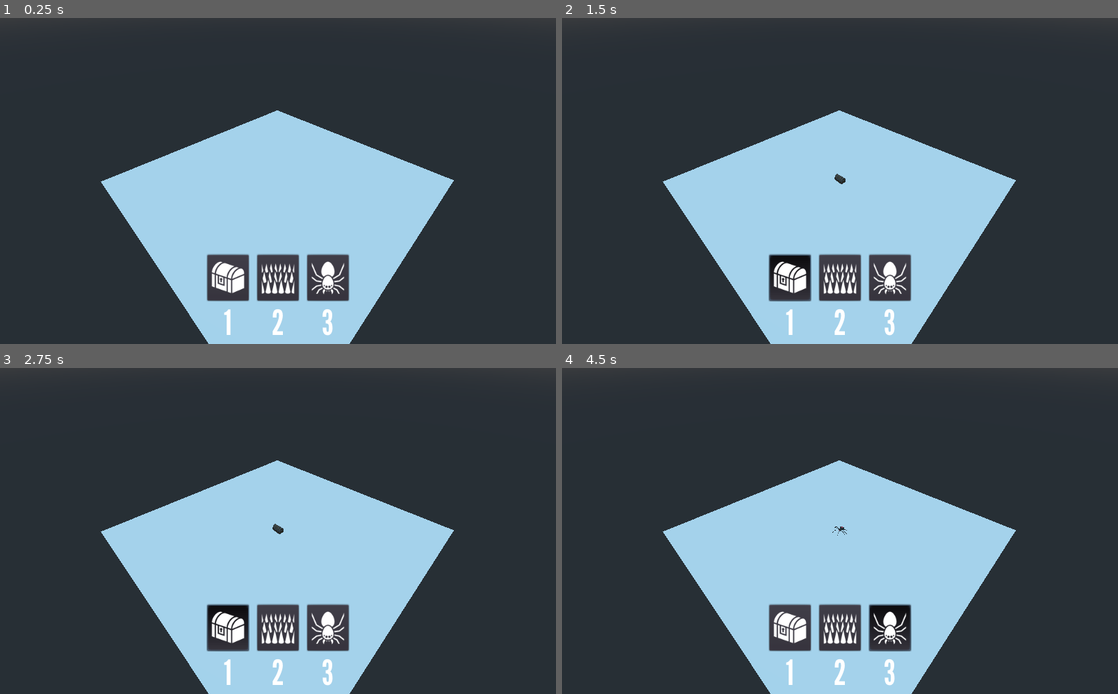
Above: before the commit, frames 1-4 (two rows, left to right).
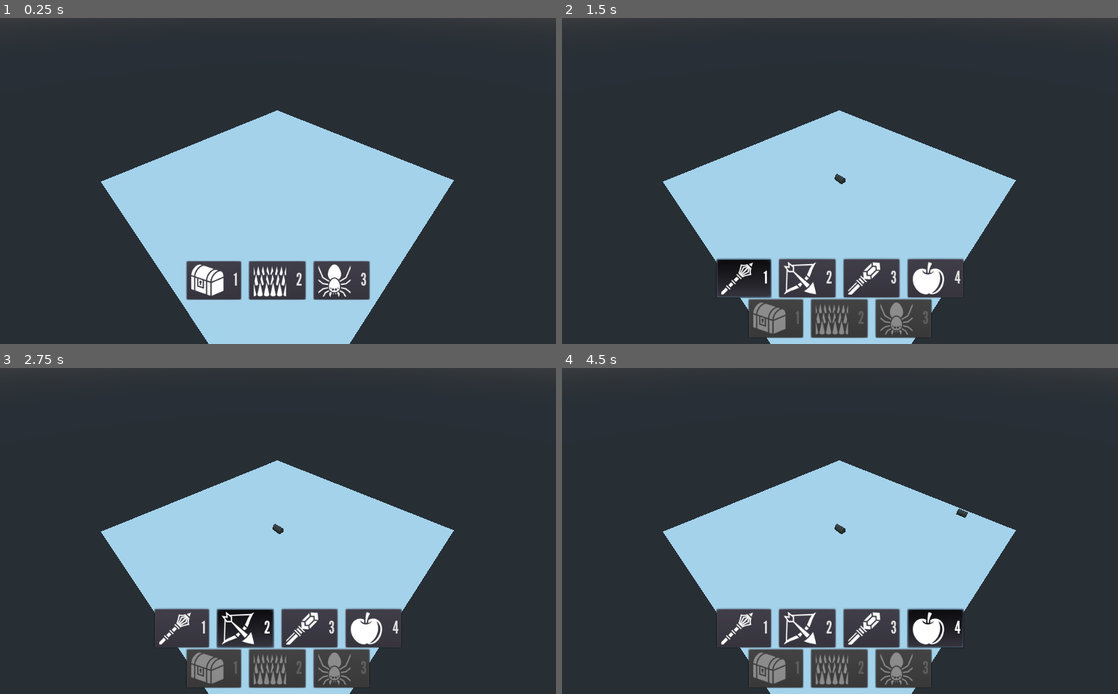
Above: after the commit, the same moments.

Repository: rcorre/wildjam-39
Game: Godot game, scene res://scenes/DungeonMasterScene.tscn
Two runs of this game, one before a commit and one after it. Both use one fixed random seed, a clock stepped at 60 frames per second and the inputs below.
Inputs (mouse positions are in pixels of both pictures, inside the frame that each line leads up to):
- Up to frame 1 (0.25 s): no input
- Up to frame 2 (1.5 s): click (789, 278) at 0.52 s; click (745, 278) at 1.25 s, where only the run after the commit has a clickable "1"
- Up to frame 3 (2.75 s): click (244, 628) at 2 s, where only the run after the commit has a clickable "2"
- Up to frame 4 (4.5 s): click (873, 628) at 2.75 s, where only the run after the commit has a clickable "3"; click (934, 628) at 3.5 s, where only the run after the commit has a clickable "4"; tap Enter at 4.25 s; move the mouse to (962, 514) at 4.27 s; press the mouse at (962, 514) at 4.28 s; hold D (Right) from 4.28 s (still down)

The runs differ from the first frame. In frame 1, 3.8% of the frame differs, in the area x 33-67%, y 72-98%; in frame 2, 8.1%; in frame 3, 8.1%; in frame 4, 8.2%, in the area x 27-73%, y 43-99%.

Commit message:
Add prop categories.

Diff:
--- a/Events.gd
+++ b/Events.gd
@@ -3,5 +3,6 @@
 # Global event bus
 # warning-ignore-all: UNUSED_SIGNAL
 
+signal prop_category_selected(cat)
 signal prop_selected(scene)
 signal prop_placed()
--- /dev/null
+++ b/props/Slime.tscn
@@ -0,0 +1,12 @@
+[gd_scene load_steps=3 format=2]
+
+[ext_resource path="res://assets/models/Slime.glb" type="PackedScene" id=1]
+
+[sub_resource type="BoxShape" id=1]
+extents = Vector3( 0.190596, 0.105742, 0.20104 )
+
+[node name="Slime" groups=["prop"] instance=ExtResource( 1 )]
+
+[node name="CollisionShape" type="CollisionShape" parent="." index="1"]
+transform = Transform( 1, 0, 0, 0, 1, 0, 0, 0, 1, 0, 0.0887709, 0 )
+shape = SubResource( 1 )
--- a/scenes/DungeonMasterScene.tscn
+++ b/scenes/DungeonMasterScene.tscn
@@ -9,6 +9,18 @@
 [ext_resource path="res://props/Spikes.tscn" type="PackedScene" id=7]
 [ext_resource path="res://scenes/PropButton.gd" type="Script" id=8]
 [ext_resource path="res://props/Spider.tscn" type="PackedScene" id=9]
+[ext_resource path="res://assets/icons/flanged-mace.svg" type="Texture" id=10]
+[ext_resource path="res://assets/icons/pocket-bow.svg" type="Texture" id=11]
+[ext_resource path="res://assets/icons/crystal-wand.svg" type="Texture" id=12]
+[ext_resource path="res://assets/icons/shiny-apple.svg" type="Texture" id=13]
+[ext_resource path="res://scenes/PropCategoryButton.gd" type="Script" id=14]
+[ext_resource path="res://scenes/TabContainer.gd" type="Script" id=15]
+[ext_resource path="res://assets/icons/unlit-bomb.svg" type="Texture" id=16]
+[ext_resource path="res://assets/icons/slime.svg" type="Texture" id=17]
+[ext_resource path="res://props/Slime.tscn" type="PackedScene" id=18]
+[ext_resource path="res://assets/icons/skeleton.svg" type="Texture" id=19]
+[ext_resource path="res://scenes/GroupButtons.gd" type="Script" id=20]
+[ext_resource path="res://scenes/GroupButtons.gd" type="Script" id=21]
 
 [sub_resource type="PlaneMesh" id=1]
 size = Vector2( 20, 20 )
@@ -17,11 +29,13 @@
 data = PoolVector3Array( 10, 0, 10, -10, 0, 10, 10, 0, -10, -10, 0, 10, -10, 0, -10, 10, 0, -10 )
 
 [sub_resource type="DynamicFont" id=3]
-size = 64
+size = 32
 font_data = ExtResource( 3 )
 
 [sub_resource type="Theme" id=4]
 default_font = SubResource( 3 )
+
+[sub_resource type="StyleBoxEmpty" id=10]
 
 [sub_resource type="InputEventAction" id=8]
 action = "prop1"
@@ -30,14 +44,26 @@
 [sub_resource type="ShortCut" id=9]
 shortcut = SubResource( 8 )
 
-[sub_resource type="ButtonGroup" id=5]
+[sub_resource type="ButtonGroup" id=11]
+
+[sub_resource type="InputEventAction" id=12]
+action = "prop2"
+pressed = true
+
+[sub_resource type="ShortCut" id=13]
+shortcut = SubResource( 12 )
 
 [sub_resource type="InputEventAction" id=6]
-action = "prop3"
+action = "prop2"
 pressed = true
+
+[sub_resource type="ShortCut" id=14]
+shortcut = SubResource( 6 )
 
 [sub_resource type="ShortCut" id=7]
 shortcut = SubResource( 6 )
+
+[sub_resource type="ButtonGroup" id=5]
 
 [node name="DungeonMasterScene" type="Spatial"]
 
@@ -63,80 +89,231 @@
 "_edit_use_anchors_": false
 }
 
-[node name="PropIcons" type="HBoxContainer" parent="HUD"]
+[node name="VBoxContainer" type="VBoxContainer" parent="HUD"]
 anchor_top = 1.0
 anchor_right = 1.0
 anchor_bottom = 1.0
-margin_top = -164.0
+margin_top = -156.0
+__meta__ = {
+"_edit_use_anchors_": false
+}
+
+[node name="TabContainer" type="TabContainer" parent="HUD/VBoxContainer"]
+margin_right = 1024.0
+margin_bottom = 70.0
+custom_styles/panel = SubResource( 10 )
+tabs_visible = false
+script = ExtResource( 15 )
+
+[node name="Control" type="Control" parent="HUD/VBoxContainer/TabContainer"]
+visible = false
+anchor_right = 1.0
+anchor_bottom = 1.0
+
+[node name="Treasure" type="HBoxContainer" parent="HUD/VBoxContainer/TabContainer"]
+anchor_right = 1.0
+anchor_bottom = 1.0
 custom_constants/separation = 16
 alignment = 1
-__meta__ = {
-"_edit_use_anchors_": false
-}
-
-[node name="VBoxContainer" type="VBoxContainer" parent="HUD/PropIcons"]
-margin_left = 382.0
-margin_right = 458.0
-margin_bottom = 164.0
-
-[node name="Button" type="Button" parent="HUD/PropIcons/VBoxContainer"]
-margin_right = 76.0
-margin_bottom = 83.0
+script = ExtResource( 21 )
+__meta__ = {
+"_edit_use_anchors_": false
+}
+
+[node name="Mace" type="Button" parent="HUD/VBoxContainer/TabContainer/Treasure"]
+margin_left = 284.0
+margin_right = 383.0
+margin_bottom = 70.0
+custom_constants/hseparation = 16
+toggle_mode = true
+shortcut_in_tooltip = false
+shortcut = SubResource( 9 )
+group = SubResource( 11 )
+text = "1"
+icon = ExtResource( 10 )
+script = ExtResource( 8 )
+prop_scene = ExtResource( 6 )
+
+[node name="Bow" type="Button" parent="HUD/VBoxContainer/TabContainer/Treasure"]
+margin_left = 399.0
+margin_right = 502.0
+margin_bottom = 70.0
+custom_constants/hseparation = 16
+toggle_mode = true
+shortcut_in_tooltip = false
+shortcut = SubResource( 13 )
+group = SubResource( 11 )
+text = "2"
+icon = ExtResource( 11 )
+script = ExtResource( 8 )
+prop_scene = ExtResource( 6 )
+
+[node name="Wand" type="Button" parent="HUD/VBoxContainer/TabContainer/Treasure"]
+margin_left = 518.0
+margin_right = 621.0
+margin_bottom = 70.0
+custom_constants/hseparation = 16
+toggle_mode = true
+shortcut_in_tooltip = false
+shortcut = SubResource( 14 )
+group = SubResource( 11 )
+text = "3"
+icon = ExtResource( 12 )
+script = ExtResource( 8 )
+prop_scene = ExtResource( 6 )
+
+[node name="Food" type="Button" parent="HUD/VBoxContainer/TabContainer/Treasure"]
+margin_left = 637.0
+margin_right = 740.0
+margin_bottom = 70.0
+custom_constants/hseparation = 16
+toggle_mode = true
+shortcut_in_tooltip = false
+shortcut = SubResource( 7 )
+group = SubResource( 11 )
+text = "4"
+icon = ExtResource( 13 )
+script = ExtResource( 8 )
+prop_scene = ExtResource( 6 )
+
+[node name="Traps" type="HBoxContainer" parent="HUD/VBoxContainer/TabContainer"]
+visible = false
+anchor_right = 1.0
+anchor_bottom = 1.0
+custom_constants/separation = 16
+alignment = 1
+script = ExtResource( 20 )
+__meta__ = {
+"_edit_use_anchors_": false
+}
+
+[node name="Spike" type="Button" parent="HUD/VBoxContainer/TabContainer/Traps"]
+margin_left = 403.0
+margin_right = 502.0
+margin_bottom = 70.0
+custom_constants/hseparation = 16
+toggle_mode = true
+shortcut_in_tooltip = false
+shortcut = SubResource( 9 )
+group = SubResource( 11 )
+text = "1"
+icon = ExtResource( 4 )
+script = ExtResource( 8 )
+prop_scene = ExtResource( 7 )
+
+[node name="Bomb" type="Button" parent="HUD/VBoxContainer/TabContainer/Traps"]
+margin_left = 518.0
+margin_right = 621.0
+margin_bottom = 70.0
+custom_constants/hseparation = 16
+toggle_mode = true
+shortcut_in_tooltip = false
+shortcut = SubResource( 7 )
+group = SubResource( 11 )
+text = "2"
+icon = ExtResource( 16 )
+script = ExtResource( 8 )
+prop_scene = ExtResource( 6 )
+
+[node name="Monsters" type="HBoxContainer" parent="HUD/VBoxContainer/TabContainer"]
+visible = false
+anchor_right = 1.0
+anchor_bottom = 1.0
+custom_constants/separation = 16
+alignment = 1
+script = ExtResource( 20 )
+__meta__ = {
+"_edit_use_anchors_": false
+}
+
+[node name="Spider" type="Button" parent="HUD/VBoxContainer/TabContainer/Monsters"]
+margin_left = 403.0
+margin_right = 502.0
+margin_bottom = 70.0
+custom_constants/hseparation = 16
+toggle_mode = true
+shortcut_in_tooltip = false
+shortcut = SubResource( 9 )
+group = SubResource( 11 )
+text = "1"
+icon = ExtResource( 5 )
+script = ExtResource( 8 )
+prop_scene = ExtResource( 9 )
+
+[node name="Slime" type="Button" parent="HUD/VBoxContainer/TabContainer/Monsters"]
+margin_left = 518.0
+margin_right = 621.0
+margin_bottom = 70.0
+custom_constants/hseparation = 16
+toggle_mode = true
+shortcut_in_tooltip = false
+shortcut = SubResource( 7 )
+group = SubResource( 11 )
+text = "2"
+icon = ExtResource( 17 )
+script = ExtResource( 8 )
+prop_scene = ExtResource( 18 )
+
+[node name="Skeleton" type="Button" parent="HUD/VBoxContainer/TabContainer/Monsters"]
+margin_left = 518.0
+margin_right = 621.0
+margin_bottom = 70.0
+custom_constants/hseparation = 16
+toggle_mode = true
+shortcut_in_tooltip = false
+shortcut = SubResource( 7 )
+group = SubResource( 11 )
+text = "3"
+icon = ExtResource( 19 )
+script = ExtResource( 8 )
+prop_scene = ExtResource( 18 )
+
+[node name="PropCategoryButtons" type="HBoxContainer" parent="HUD/VBoxContainer"]
+margin_top = 74.0
+margin_right = 1024.0
+margin_bottom = 144.0
+custom_constants/separation = 16
+alignment = 1
+script = ExtResource( 20 )
+__meta__ = {
+"_edit_use_anchors_": false
+}
+
+[node name="Button" type="Button" parent="HUD/VBoxContainer/PropCategoryButtons"]
+margin_left = 343.0
+margin_right = 442.0
+margin_bottom = 70.0
+custom_constants/hseparation = 16
 toggle_mode = true
 shortcut_in_tooltip = false
 shortcut = SubResource( 9 )
 group = SubResource( 5 )
+text = "1"
 icon = ExtResource( 2 )
-script = ExtResource( 8 )
-prop_scene = ExtResource( 6 )
-
-[node name="Label" type="Label" parent="HUD/PropIcons/VBoxContainer"]
-margin_top = 87.0
-margin_right = 76.0
-margin_bottom = 164.0
-text = "1"
-align = 1
-
-[node name="VBoxContainer2" type="VBoxContainer" parent="HUD/PropIcons"]
-margin_left = 474.0
-margin_right = 550.0
-margin_bottom = 164.0
-
-[node name="Button" type="Button" parent="HUD/PropIcons/VBoxContainer2"]
-margin_right = 76.0
-margin_bottom = 83.0
+script = ExtResource( 14 )
+
+[node name="Button2" type="Button" parent="HUD/VBoxContainer/PropCategoryButtons"]
+margin_left = 458.0
+margin_right = 561.0
+margin_bottom = 70.0
+custom_constants/hseparation = 16
 toggle_mode = true
 shortcut = SubResource( 7 )
 group = SubResource( 5 )
+text = "2"
 icon = ExtResource( 4 )
-script = ExtResource( 8 )
-prop_scene = ExtResource( 7 )
-
-[node name="Label" type="Label" parent="HUD/PropIcons/VBoxContainer2"]
-margin_top = 87.0
-margin_right = 76.0
-margin_bottom = 164.0
-text = "2"
-align = 1
-
-[node name="VBoxContainer3" type="VBoxContainer" parent="HUD/PropIcons"]
-margin_left = 566.0
-margin_right = 642.0
-margin_bottom = 164.0
-
-[node name="Button" type="Button" parent="HUD/PropIcons/VBoxContainer3"]
-margin_right = 76.0
-margin_bottom = 83.0
+script = ExtResource( 14 )
+prop_category = 2
+
+[node name="Button3" type="Button" parent="HUD/VBoxContainer/PropCategoryButtons"]
+margin_left = 577.0
+margin_right = 680.0
+margin_bottom = 70.0
+custom_constants/hseparation = 16
 toggle_mode = true
 shortcut = SubResource( 7 )
 group = SubResource( 5 )
+text = "3"
 icon = ExtResource( 5 )
-script = ExtResource( 8 )
-prop_scene = ExtResource( 9 )
-
-[node name="Label" type="Label" parent="HUD/PropIcons/VBoxContainer3"]
-margin_top = 87.0
-margin_right = 76.0
-margin_bottom = 164.0
-text = "3"
-align = 1
+script = ExtResource( 14 )
+prop_category = 3
--- a/scenes/Floor.gd
+++ b/scenes/Floor.gd
@@ -9,11 +9,12 @@
 func _on_prop_selected(scene: PackedScene):
 	if selected_prop:
 		selected_prop.queue_free()
-	selected_prop = scene.instance()
-	add_child(selected_prop)
+		selected_prop = null
+	if scene:
+		selected_prop = scene.instance()
+		add_child(selected_prop)
 
 func _on_input_event(_camera: Node, event: InputEvent, position: Vector3, _normal: Vector3, _shape_idx: int):
-	print(event.as_text())
 	if not selected_prop:
 		return
 
--- /dev/null
+++ b/scenes/GroupButtons.gd
@@ -0,0 +1,12 @@
+extends HBoxContainer
+
+func _ready():
+	var group := ButtonGroup.new()
+	for i in range(get_child_count()):
+		var b := get_child(i) as Button
+		if not b:
+			continue
+		b.set_button_group(group)
+		b.shortcut = ShortCut.new()
+		b.shortcut.shortcut = InputEventAction.new()
+		b.shortcut.shortcut.action = "prop%d" % (i + 1)
--- /dev/null
+++ b/scenes/PropCategoryButton.gd
@@ -0,0 +1,13 @@
+extends Button
+
+export(int) var prop_category := 1
+
+func _pressed():
+	Events.emit_signal("prop_category_selected", prop_category)
+
+func _ready():
+	Events.connect("prop_placed", self, "set_pressed", [false])
+	Events.connect("prop_category_selected", self, "_on_prop_category_selected")
+
+func _on_prop_category_selected(cat: int):
+	disabled = cat != 0
--- /dev/null
+++ b/scenes/TabContainer.gd
@@ -0,0 +1,9 @@
+extends TabContainer
+
+func _ready():
+	Events.connect("prop_category_selected", self, "set_current_tab")
+
+func _unhandled_input(ev: InputEvent):
+	if ev.is_action_pressed("ui_cancel"):
+		Events.emit_signal("prop_category_selected", 0)
+		Events.emit_signal("prop_selected", null)
Binary file added: assets/models/Slime.glb
Not shown, added: assets/models/Slime.glb.import
Not shown: 1 places in scenes/DungeonMasterScene.tscn that only renumber resources
Not shown, added: assets/models/Slime.blend
